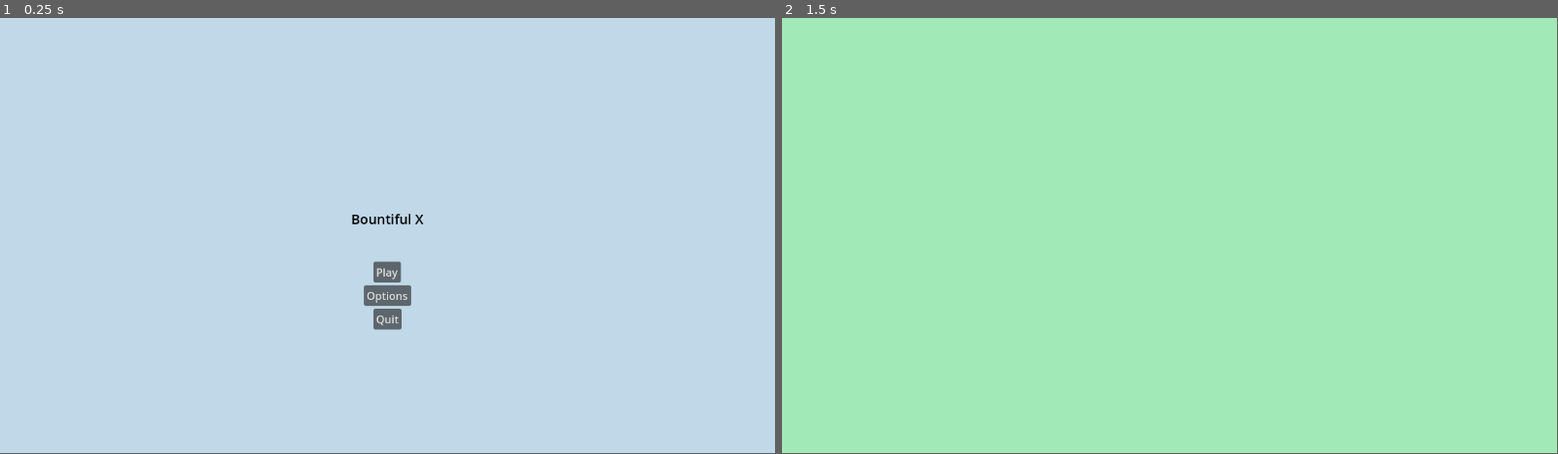
Above: before the commit, frames 1-2 (left to right).
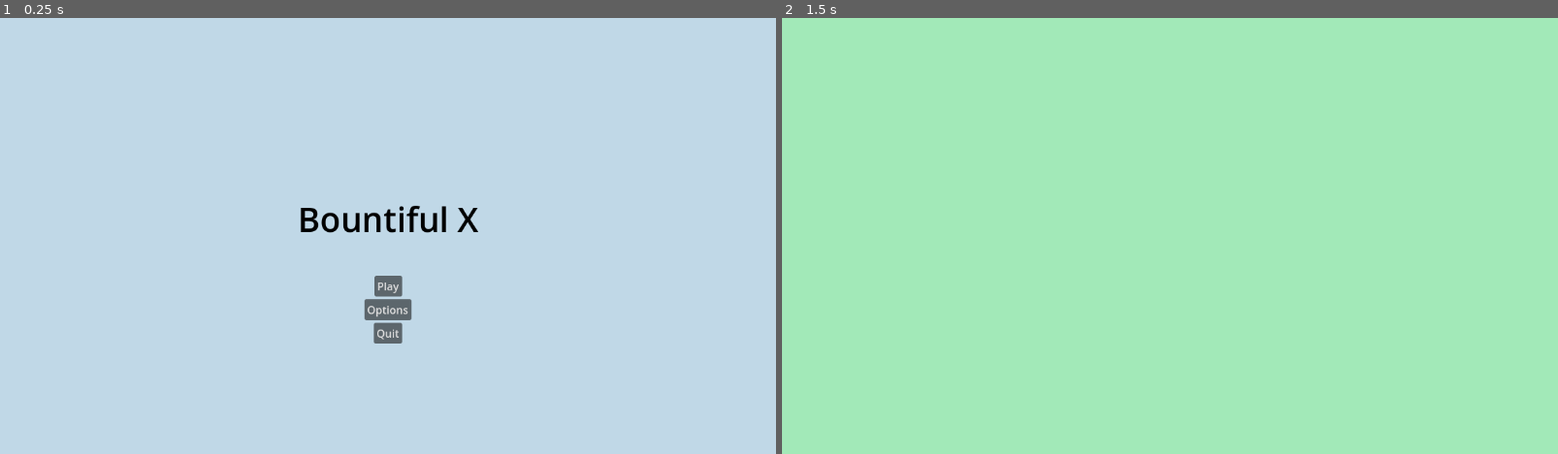
Above: after the commit, the same moments.

Repository: RTalaro/Bountiful-X
Game: Godot game, scene res://title.tscn
The game is run twice, just before and just after one commit, with the same random seed, the same clock (stepped at 60 frames per second) and the same inputs.
Inputs:
- Up to frame 1 (0.25 s): no input
- Up to frame 2 (1.5 s): click "Play" at 0.5 s; tap Enter at 1.25 s
In our replay, the window is 799x449 before the commit and 800x450 after it. These sizes can differ from the game's own. Grey fills any space a smaller window leaves; there, only what the larger window draws over its background counts as a difference.

The runs differ from the first frame. In frame 1, 1.2% of the frame differs, in the area x 38-62%, y 42-75%; in frame 2, only the window size differs.

Commit message:
style: change stretch mode to viewport

Diff:
--- a/Bountiful X/project.godot
+++ b/Bountiful X/project.godot
@@ -14,3 +14,7 @@
 run/main_scene="res://title.tscn"
 config/features=PackedStringArray("4.3", "Forward Plus")
 config/icon="res://assets/carrot.png"
+
+[display]
+
+window/stretch/mode="viewport"
--- a/Bountiful X/title.gd
+++ b/Bountiful X/title.gd
@@ -15,7 +15,7 @@
 	print('title ready')
 
 
-# define signals
+# define signal functions
 func on_play_button_pressed():
 	print('play')
 	get_tree().change_scene_to_file('res://farm.tscn')
--- a/Bountiful X/title.tscn
+++ b/Bountiful X/title.tscn
@@ -11,7 +11,7 @@
 grow_vertical = 2
 script = ExtResource("1_mtlco")
 
-[node name="TextureRect" type="ColorRect" parent="."]
+[node name="ColorRect" type="ColorRect" parent="."]
 layout_mode = 1
 anchors_preset = 15
 anchor_right = 1.0
@@ -43,7 +43,7 @@
 [node name="Label" type="Label" parent="MarginContainer/VBoxContainer2"]
 layout_mode = 2
 theme_override_colors/font_color = Color(0, 0, 0, 1)
-theme_override_font_sizes/font_size = 20
+theme_override_font_sizes/font_size = 50
 text = "Bountiful X"
 horizontal_alignment = 1
 
